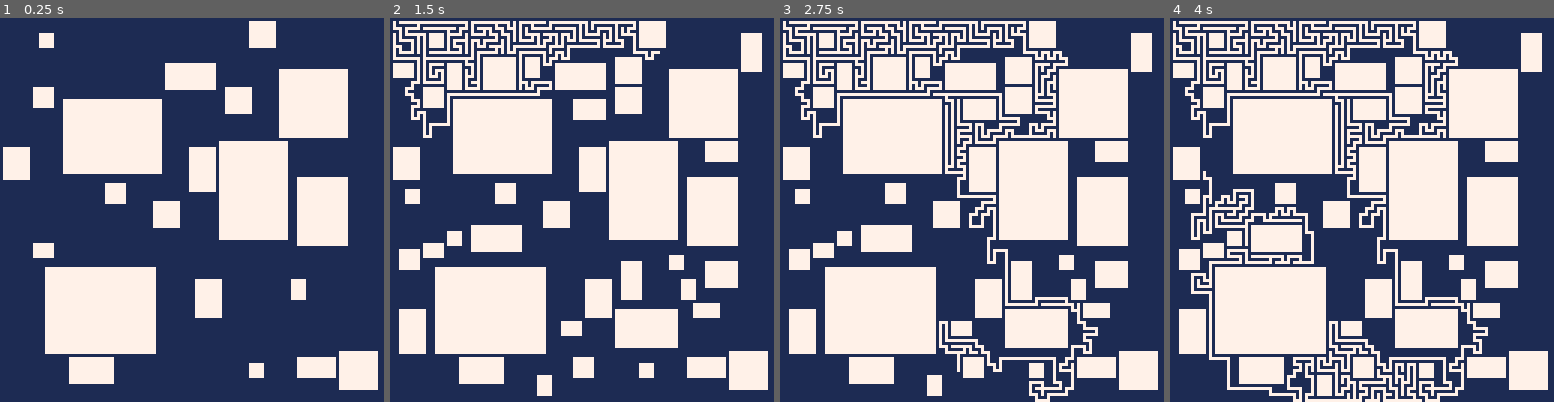
Above: before the commit, frames 1-4 (left to right).
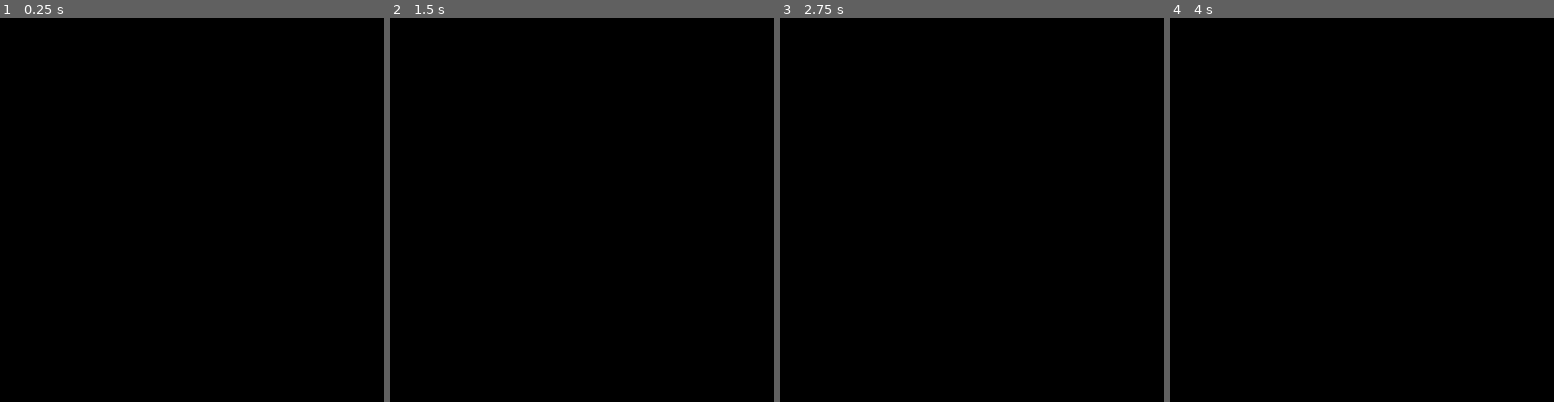
Above: after the commit, the same moments.

Repository: theRenard/PICO-8-Dungeon-Generator
Game: PICO-8 cartridge dungeon-generator.p8
Two runs of this game, one before a commit and one after it. Both use one fixed random seed, a clock stepped at 60 frames per second and the inputs below.
Inputs:
- Up to frame 1 (0.25 s): no input
- Up to frame 2 (1.5 s): no input
- Up to frame 3 (2.75 s): no input
- Up to frame 4 (4 s): no input

The runs differ from the first frame. In frame 1, 100% of the frame differs, in the area x 0-100%, y 0-100%; in frame 2, 100%; in frame 3, 100%; in frame 4, 100%.

Commit message:
Disable drawStep in generator.lua and implement maze tracking for improved maze generation logic

Diff:
--- a/lua/generator.lua
+++ b/lua/generator.lua
@@ -7,7 +7,7 @@
 --]]
 
 -- Constants
-local drawStep = true
+local drawStep = false
 local method = 3 -- chose_random = 1, chose_oldest = 2, chose_newest = 3
 local dungeonWidth = 128
 local dungeonHeight = 128
@@ -24,6 +24,7 @@
 local dungeon = create2DArr(dungeonWidth, dungeonHeight, wallTile)
 local regions = create2DArr(dungeonWidth, dungeonHeight, nil)
 local connectorRegions = create2DArr(dungeonWidth, dungeonHeight, nil)
+local maze = {}
 local currentRegion = 0
 
 function choseIndex(ceil)
@@ -70,6 +71,10 @@
     currentRegion += 1
 end
 
+function addMaze(pos)
+    add(maze, pos)
+end
+
 function addJunction(pos)
     if oneIn(4) then
         if oneIn(3) then
@@ -80,12 +85,14 @@
     else
         setTile(pos, closedDoorTile)
     end
+    addMaze(pos)
 end
 
 function growMaze(startPos)
     addRegion()
     local positions = {}
     carve(startPos)
+    addMaze(startPos)
     add(positions, startPos)
 
     while #positions > 0 do
@@ -103,6 +110,8 @@
             if canCarve(neighborPos) and canCarve(nextNeighborTile) then
                 carve(neighborPos)
                 carve(nextNeighborTile)
+                addMaze(neighborPos)
+                addMaze(nextNeighborTile)
                 add(positions, nextNeighborTile)
                 if drawStep then drawDungeon() end
                 index = nil
@@ -262,27 +271,28 @@
 
     while not done do
         done = true
-        forEachArr2D(
-            dungeon, function(x, y)
-                if not isWall({ x = x, y = y }) then
-                    local exits = 0
-                    for _, direction in pairs(Direction.CARDINAL) do
-                        local neighborPos = {
-                            x = x + direction.x,
-                            y = y + direction.y
-                        }
-                        if not isWall(neighborPos) then
-                            exits = exits + 1
-                        end
+
+        for _, pos in pairs(maze) do
+            local x, y = pos.x, pos.y
+            if not isWall({ x = x, y = y }) then
+                local exits = 0
+                for _, direction in pairs(Direction.CARDINAL) do
+                    local neighborPos = {
+                        x = x + direction.x,
+                        y = y + direction.y
+                    }
+                    if not isWall(neighborPos) then
+                        exits = exits + 1
                     end
-                    if exits == 1 then
-                        fill({ x = x, y = y })
-                        if drawStep then drawDungeon() end
-                        done = false
-                    end
-                end
-            end
-        )
+                end
+                if exits == 1 then
+                    fill({ x = x, y = y })
+                    del(maze, pos)
+                    if drawStep then drawDungeon() end
+                    done = false
+                end
+            end
+        end
     end
 end
 
